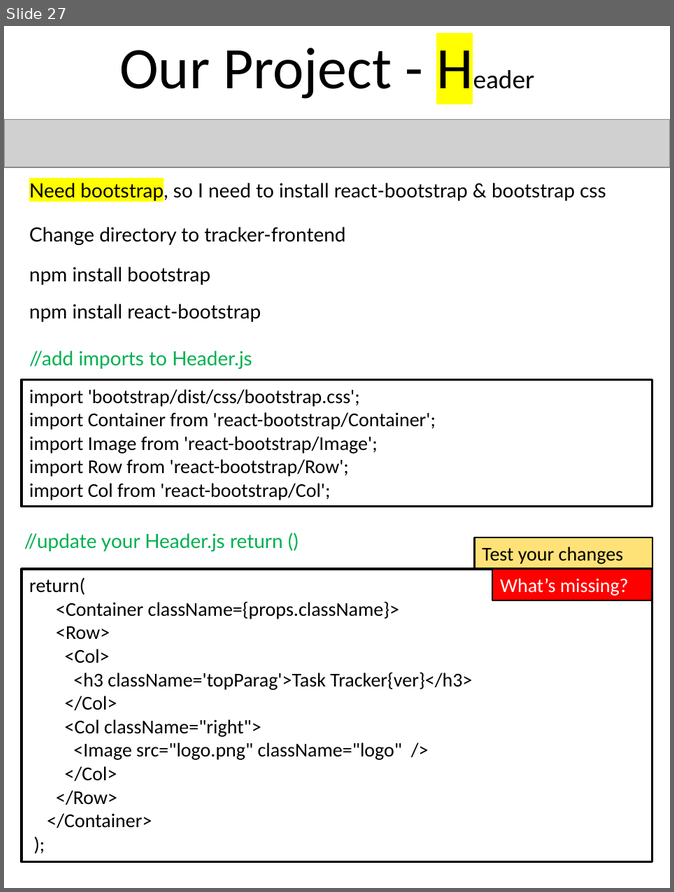
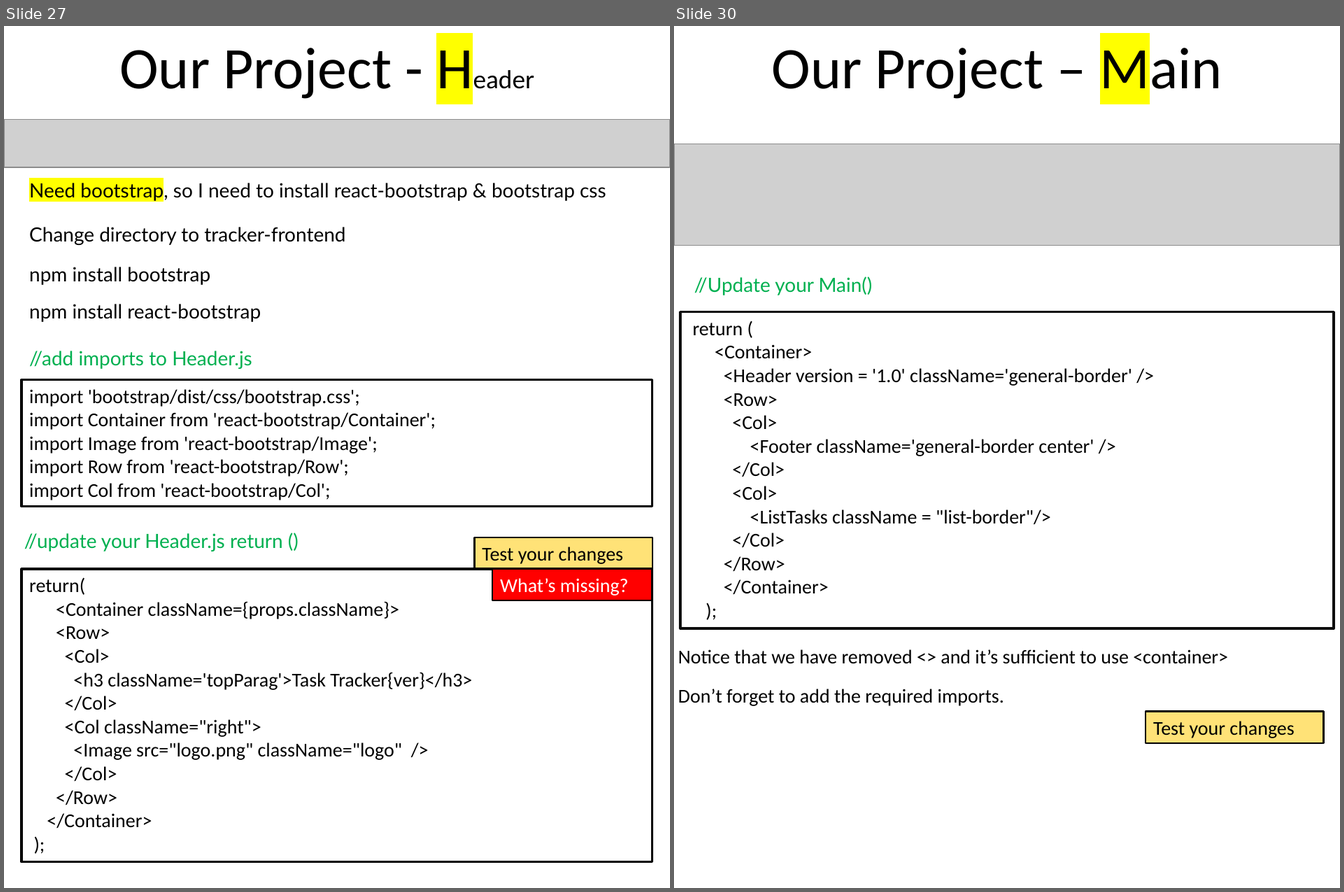
Before and after one commit to scorpion0511/mytracker, a slide deck: doc/React.pptx. Shown side by side, each under a label of ours: slide 27 before the commit, slides 27 and 30 after it; the slides between them are not shown. The pictures are 674x892 and 1344x892 pixels, drawn with LibreOffice and Linux fonts; fonts in the diff are those of the drawing; grey boxes stand for pictures. Boxes give left, top, right and bottom in pixels: in the first picture for what was removed or moved away, otherwise in the second. Text is boxed around its words. In the diff, an @@ line names an element or a change of style, - is before the commit and + after.

```diff
--- a/doc/React.pptx
+++ b/doc/React.pptx
@@ slide 30 added at (674,26,1340,888), background #FFFFFF @@
@@ text added at (771,40,1223,102), 54 pt, text #000000 @@
+Our Project – Main
@@ picture added at (674,144,1340,246) @@
@@ text added at (694,277,873,296), 18 pt, text #00B050 @@
+//Update your Main()
@@ rectangle added at (680,312,1334,629), outline #0D0D0D 2.25 pt, 18 pt, text #000000 @@
+return (
+<Container>
+<Header version = '1.0' className='general-border' />
+<Row>
+<Col>
+<Footer className='general-border center' />
+</Col>
+<Col>
+<ListTasks className = "list-border"/>
+</Col>
+</Row>
+</Container>
+);
@@ text added at (678,650,1228,664), 18 pt, text #000000 @@
+Notice that we have removed <> and it’s sufficient to use <container>
@@ text added at (678,689,1004,706), 18 pt, text #000000 @@
+Don’t forget to add the required imports.
@@ rectangle added at (1146,712,1324,744), fill #FFE277, outline #000000 1.5 pt, 18 pt, text #000000 @@
+Test your changes
```
Also in this commit, not shown: 2 slides changed, 6 other slides added.
